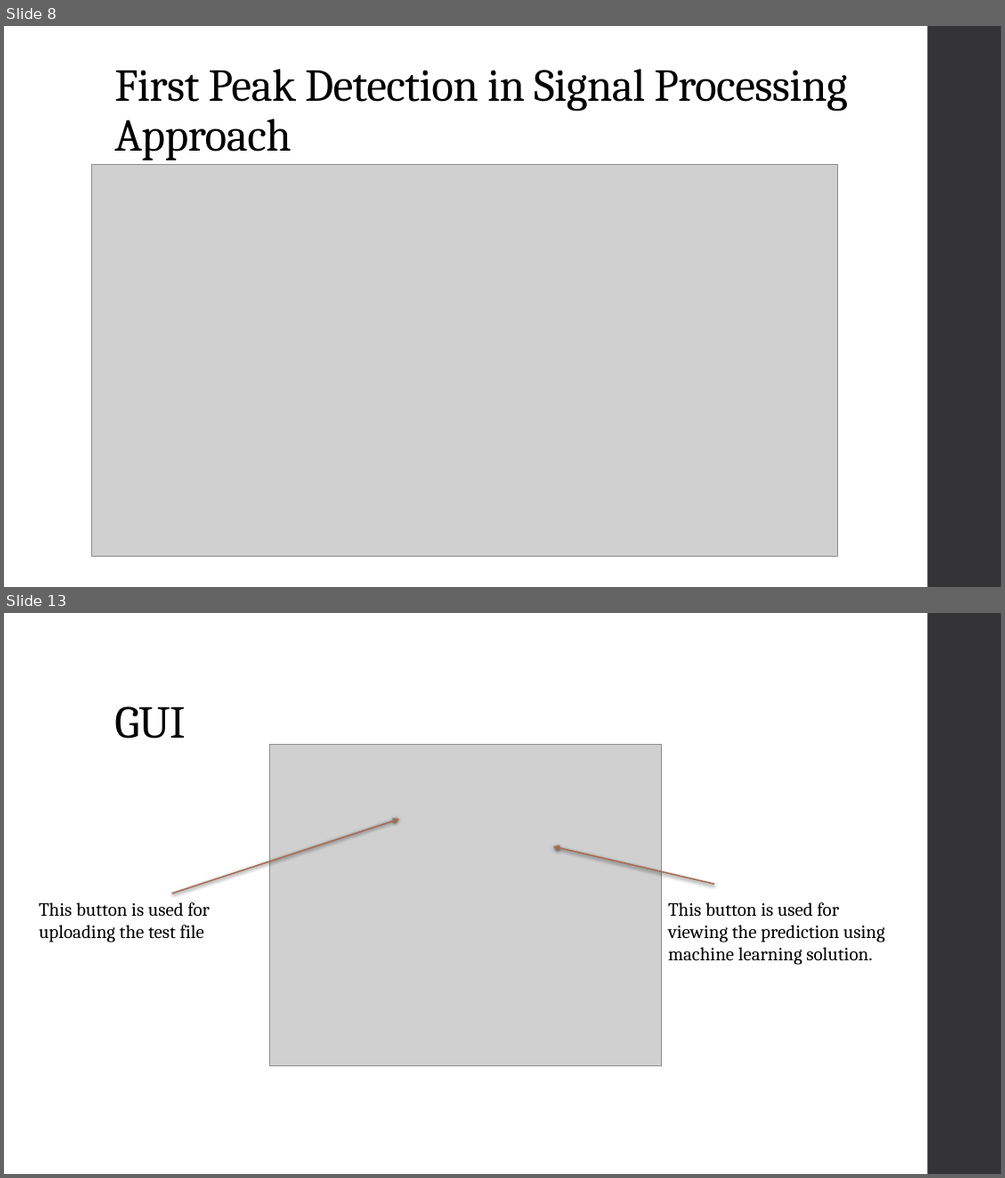
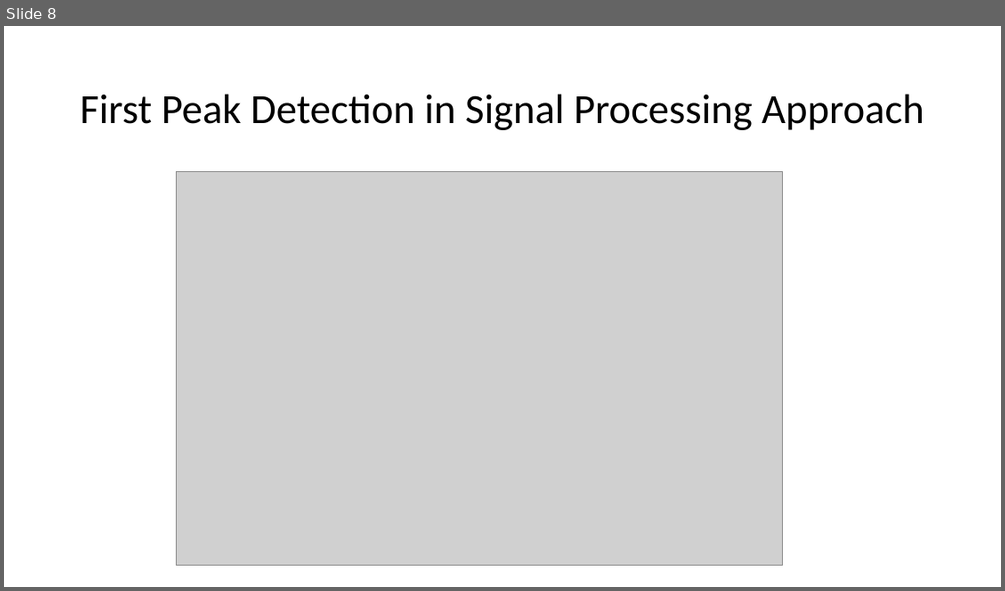
Before and after one commit to Fathir-shishir/peak-detection-, a slide deck: CI project T1.pptx. Shown one above the other, each under a label of ours: slides 8 and 13 before the commit, slide 8 after it; the slides between them are not shown. The pictures are 1005x1178 and 1005x591 pixels, drawn with LibreOffice and Linux fonts; fonts in the diff are those of the drawing; grey boxes stand for pictures. Boxes give left, top, right and bottom in pixels: in the first picture for what was removed or moved away, otherwise in the second. Text is boxed around its words. In the diff, an @@ line names an element or a change of style, - is before the commit and + after.

```diff
--- a/CI project T1.pptx
+++ b/CI project T1.pptx
@@ slide 13 removed at [4,613,1001,1174], background #FFFFFF; not listed: 1 template element that a slide beside it also shows @@
@@ title removed at [114,706,185,738] @@
-GUI
@@ picture removed at [270,744,662,1065] @@
@@ arrow removed from (171, 893) to (399, 819) @@
@@ arrow removed from (714, 884) to (554, 846) @@
@@ text removed at [39,902,210,942] @@
-This button is used for uploading the test file
@@ text removed at [668,902,885,965] @@
-This button is used for viewing the prediction using machine learning solution.
@@ slide 8 changed as well @@
@@ rectangle removed at [928,26,1001,587] @@
@@ title "First Peak Detection in Signal ...": place and size @@
-title "First Peak Detection in Signal ..." at [114,69,847,160]
+title "First Peak Detection in Signal ..." at [80,94,924,130]
@@ title "First Peak Detection in Signal ..." at [80,94,924,130]: size 44 to 40 pt, font Cambria to Calibri, letter spacing -0.5 to 0 pt; vertical alignment bottom to middle @@
@@ picture: place and size @@
-picture at [91,164,838,556]
+picture at [176,172,783,565]
```
Also in this commit, not shown: 11 other slides changed, 4 slides added, 4 other slides removed.
